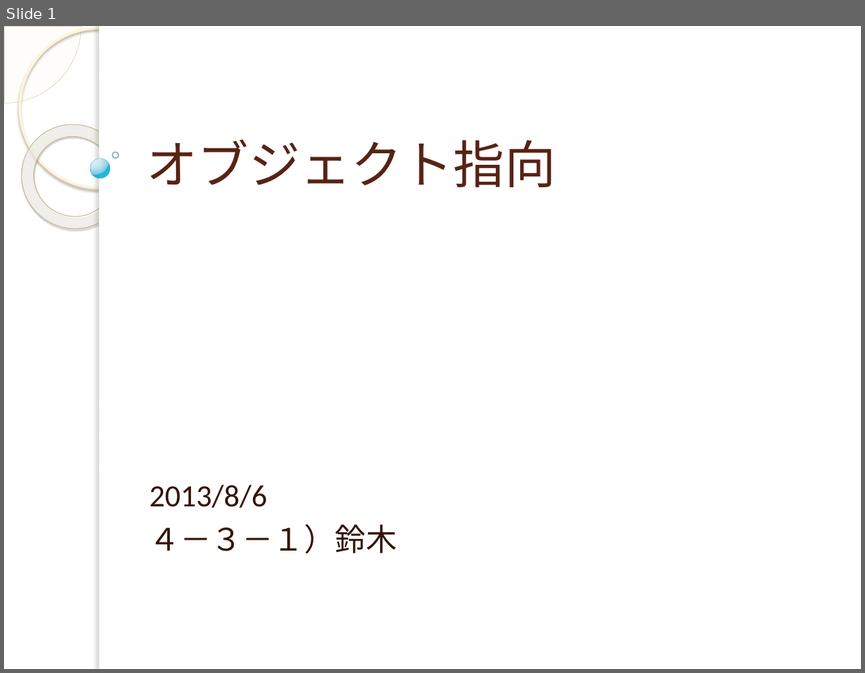
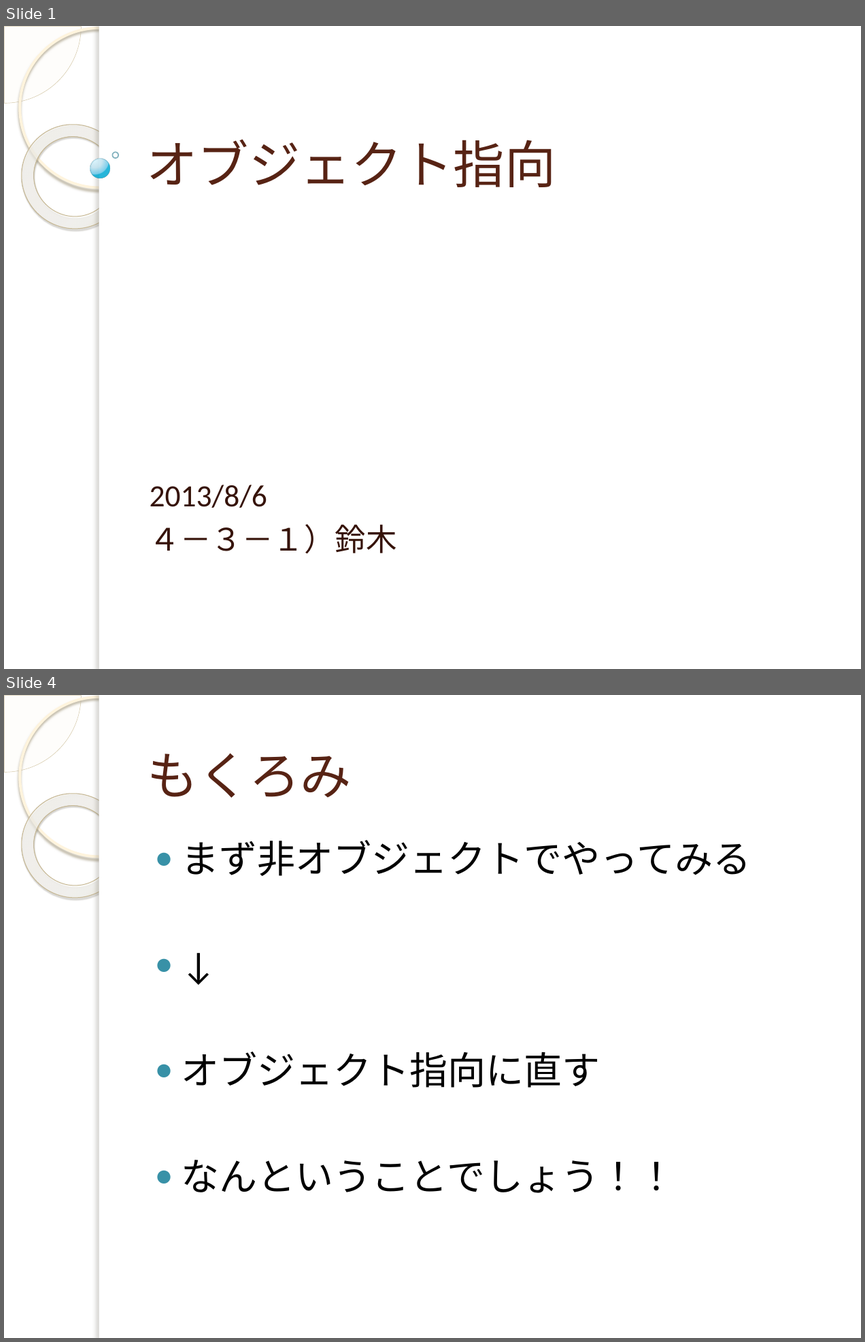
Before and after one commit to yuridonus/FEstudy, a slide deck: objectStudy.pptx. Shown one above the other, each under a label of ours: slide 1 before the commit, slides 1 and 4 after it; the slides between them are not shown. The pictures are 865x673 and 865x1342 pixels, drawn with LibreOffice and Linux fonts; fonts in the diff are those of the drawing; background and template pictures are left out. Boxes give left, top, right and bottom in pixels: in the first picture for what was removed or moved away, otherwise in the second. Text is boxed around its words. In the diff, an @@ line names an element or a change of style, - is before the commit and + after.

```diff
--- a/objectStudy.pptx
+++ b/objectStudy.pptx
@@ slide 4 added at [4,695,861,1338], background picture (left out); not listed: 5 template elements that a slide beside it also shows @@
@@ title added at [147,753,351,798], 43 pt, text #572314 @@
+もくろみ
@@ text added at [181,840,751,1193], 32 pt, text #000000 @@
+● まず非オブジェクトでやってみる
+● ↓
+● オブジェクト指向に直す
+● なんということでしょう！！
```
Also in this commit, not shown: 2 slides changed, 11 other slides added.
